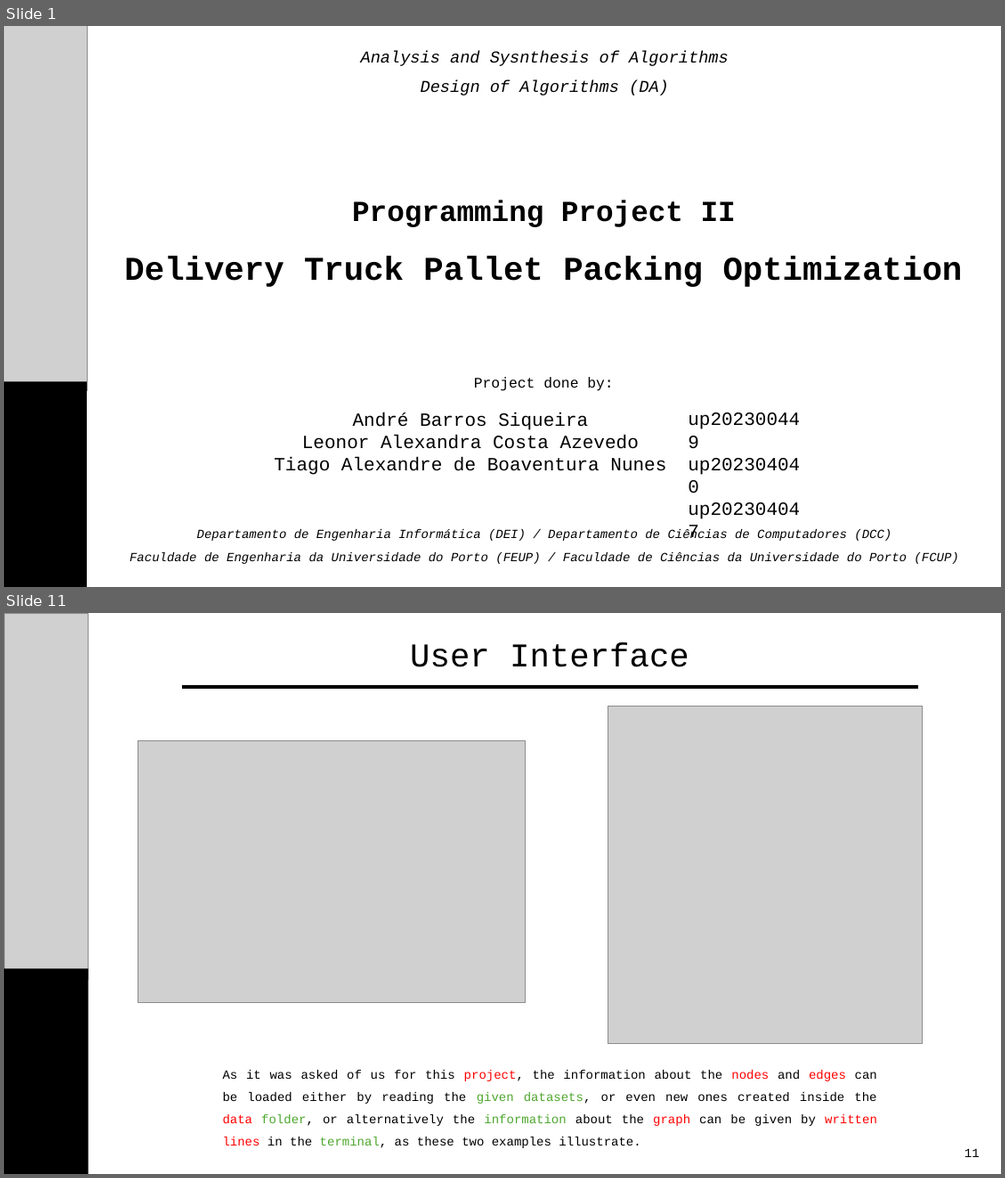
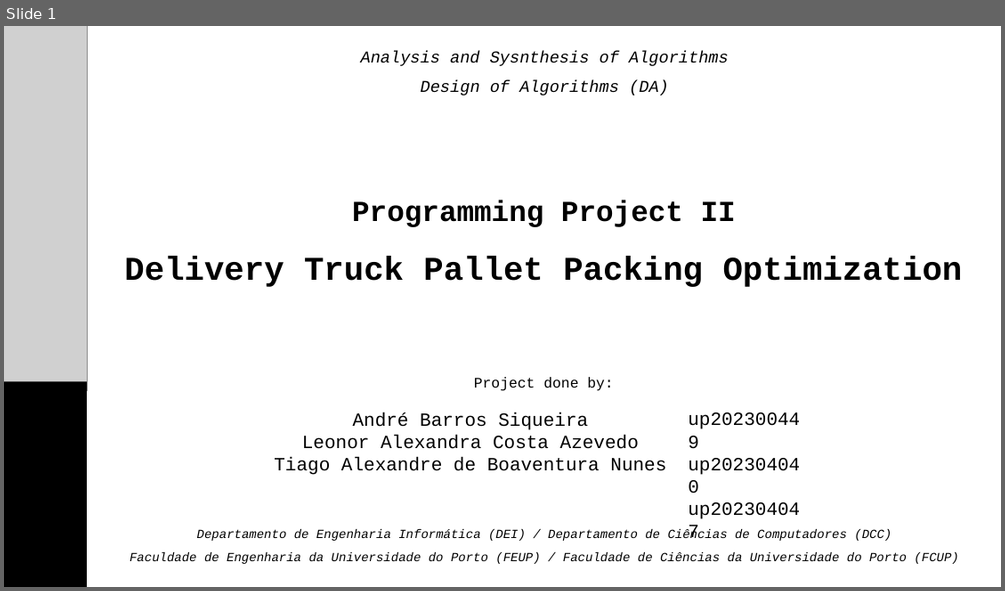
Before and after one commit to taguinhas/DA2425_PRJ2_G35, a slide deck: DA_P2_Presentation.pptx. Shown one above the other, each under a label of ours: slides 1 and 11 before the commit, slide 1 after it; the slides between them are not shown. The pictures are 1005x1178 and 1005x591 pixels, drawn with LibreOffice and Linux fonts; fonts in the diff are those of the drawing; grey boxes stand for pictures; background and template pictures are left out. Boxes give left, top, right and bottom in pixels: in the first picture for what was removed or moved away, otherwise in the second. Text is boxed around its words. In the diff, an @@ line names an element or a change of style, - is before the commit and + after.

```diff
--- a/DA_P2_Presentation.pptx
+++ b/DA_P2_Presentation.pptx
@@ slide 11 removed at (4, 613, 1001, 1174), background #FFFFFF @@
@@ picture removed at (4, 613, 89, 979) @@
@@ text removed at (410, 642, 689, 667) @@
-User Interface
@@ line removed from (182, 687) to (918, 687) @@
@@ picture removed at (608, 706, 922, 1043) @@
@@ picture removed at (138, 741, 526, 1003) @@
@@ rectangle removed at (4, 968, 89, 1174) @@
@@ text removed at (223, 1070, 877, 1148) @@
-As it was asked of us for this project, the information about the nodes and edges can be loaded either by reading the given datasets, or even new ones created inside the data folder, or alternatively the information about the graph can be given by written lines in the terminal, as these two examples illustrate.
@@ text removed at (964, 1148, 979, 1157) @@
-11
```
Also in this commit, not shown: 4 slides changed, 10 slides added, 10 other slides removed.
